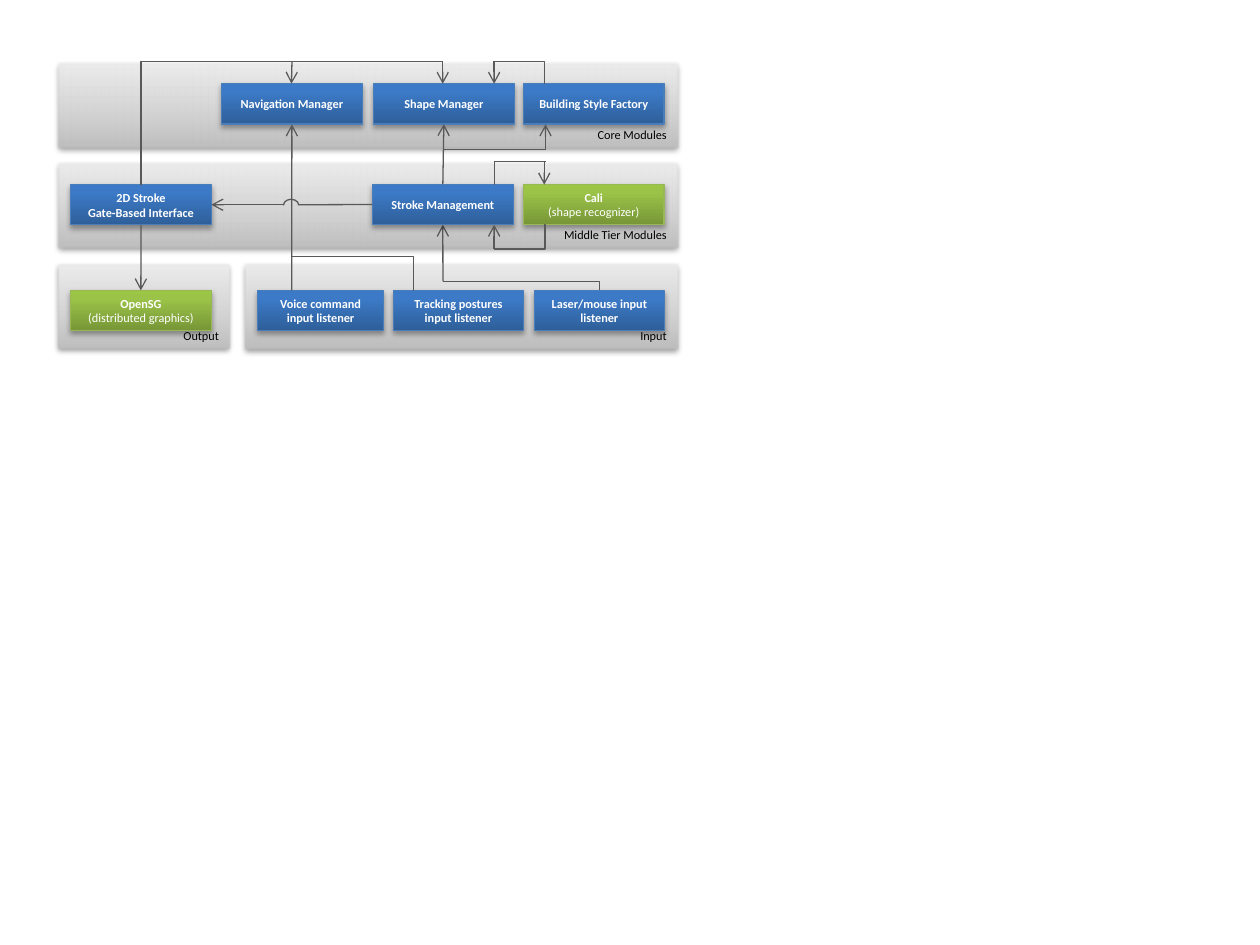
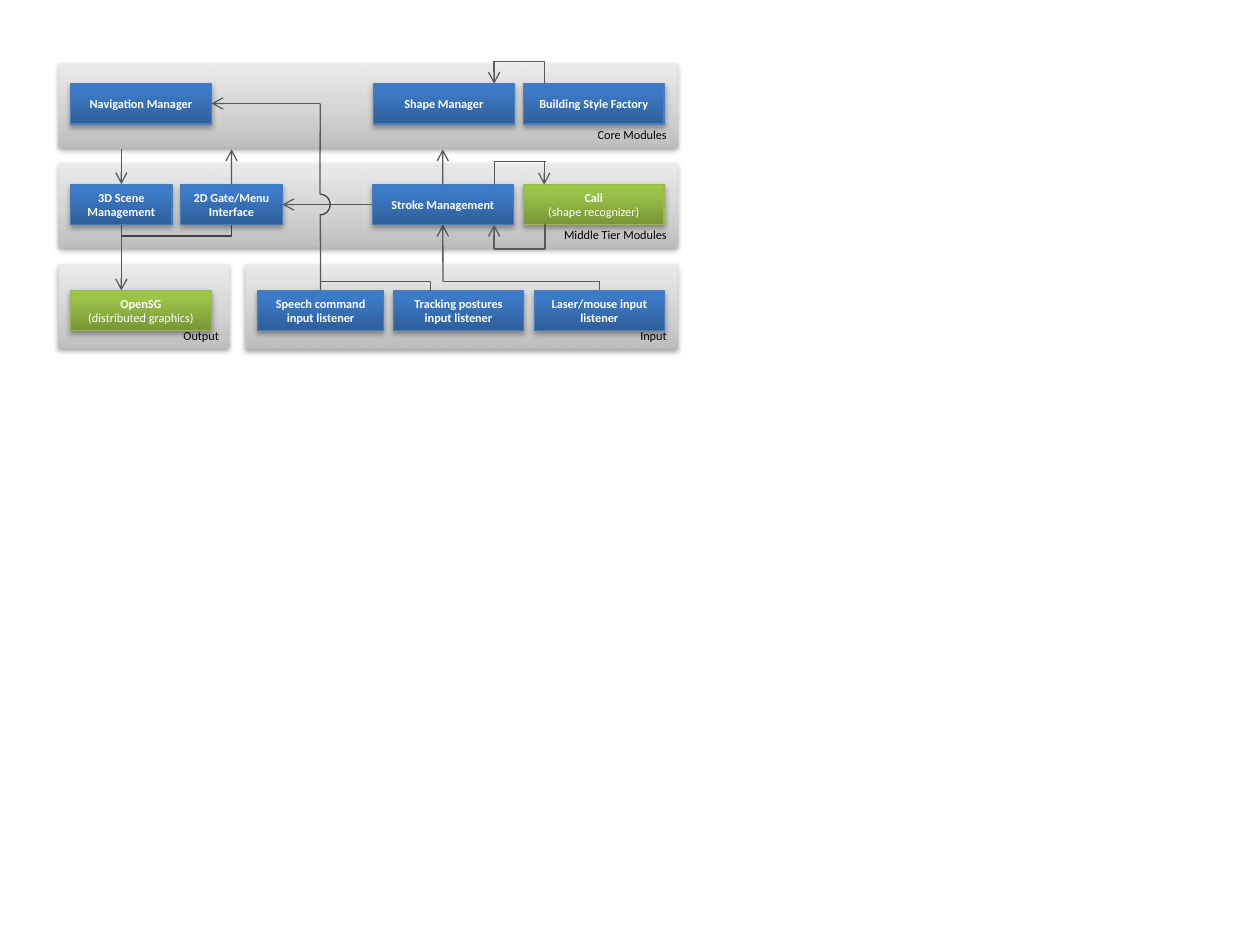
Before and after one commit to JosePedroDias/urban-sketcher, a slide deck: slide 1 of dissertation/gfx/charts/Block Diagram2.pptx. Drawn at 1260x945 pixels with LibreOffice and Linux fonts; fonts in the diff are those of the drawing. Boxes give left, top, right and bottom in pixels: in the first picture for what was removed or moved away, otherwise in the second. Text is boxed around its words. In the diff, an @@ line names an element or a change of style, - is before the commit and + after.

```diff
--- a/dissertation/gfx/charts/Block Diagram2.pptx
+++ b/dissertation/gfx/charts/Block Diagram2.pptx
@@ rectangle "Navigation Manager": place and size @@
-rectangle "Navigation Manager" at (222, 84, 363, 125)
+rectangle "Navigation Manager" at (71, 84, 212, 125)
@@ elbow line removed from (444, 62) to (141, 185) @@
@@ arrow removed from (442, 62) to (442, 84) @@
@@ arrow moved from (284, 205) - (212, 205) to (320, 103) - (212, 103) @@
@@ arrow moved from (292, 290) - (292, 125) to (320, 103) - (320, 194) @@
@@ arrow (320, 103) - (320, 194): arrow to line @@
@@ arrow added from (121, 149) to (121, 184), #595959 0.75 pt @@
@@ line removed from (546, 149) to (442, 149) @@
@@ arrow removed from (546, 149) to (546, 125) @@
@@ arrow moved from (292, 62) - (291, 83) to (232, 184) - (232, 150) @@
@@ arrow moved from (442, 184) - (444, 123) to (442, 184) - (442, 150) @@
@@ rectangle added at (71, 184, 173, 224), fill gradient #2F5F99 to #3D7CC7 to #3A7CCB, outline #4B7EBC 0.75 pt, 7 pt, text #FFFFFF, bold @@
+3D Scene Management
@@ rectangle "2D Gate/Menu Interface": place and size @@
-rectangle "2D Gate/Menu Interface" at (71, 185, 212, 226)
+rectangle "2D Gate/Menu Interface" at (180, 184, 282, 224)
@@ text in rectangle at (194, 193, 269, 216): text changed @@
-2D Stroke
-Gate-Based Interface
+2D Gate/Menu
+Interface
@@ line moved from (373, 204) - (299, 205) to (373, 204) - (282, 204) @@
@@ line (373, 204) - (282, 204): line to arrow @@
@@ arc (boxed as its full ellipse): place and size @@
-arc (boxed as its full ellipse) at (284, 199, 299, 210)
+arc (boxed as its full ellipse) at (310, 194, 330, 214)
@@ arc (boxed as its full ellipse) at (310, 194, 330, 214): outline #595959 0.75 pt to #404040 0.75 pt; proportions changed @@
@@ arrow moved from (141, 226) - (141, 290) to (121, 224) - (121, 291) @@
@@ elbow line added from (232, 224) to (121, 236), #404040 0.75 pt @@
@@ line added from (320, 214) to (320, 290), #595959 0.75 pt @@
@@ text in rectangle at (276, 299, 366, 324): text changed @@
-Voice command
-input listener
+Speech command
+input listener
@@ elbow line moved from (413, 290) - (292, 256) to (320, 281) - (428, 291) @@
```
Also in this commit, not shown: 22 other files.
